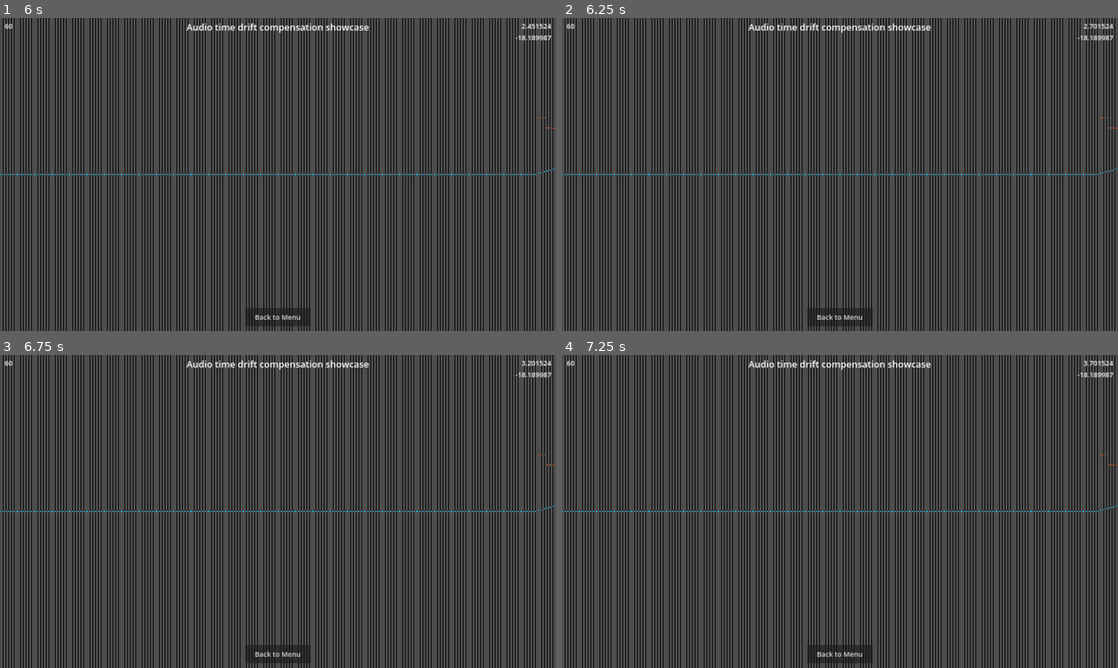
Above: before the commit, frames 1-4 (two rows, left to right).
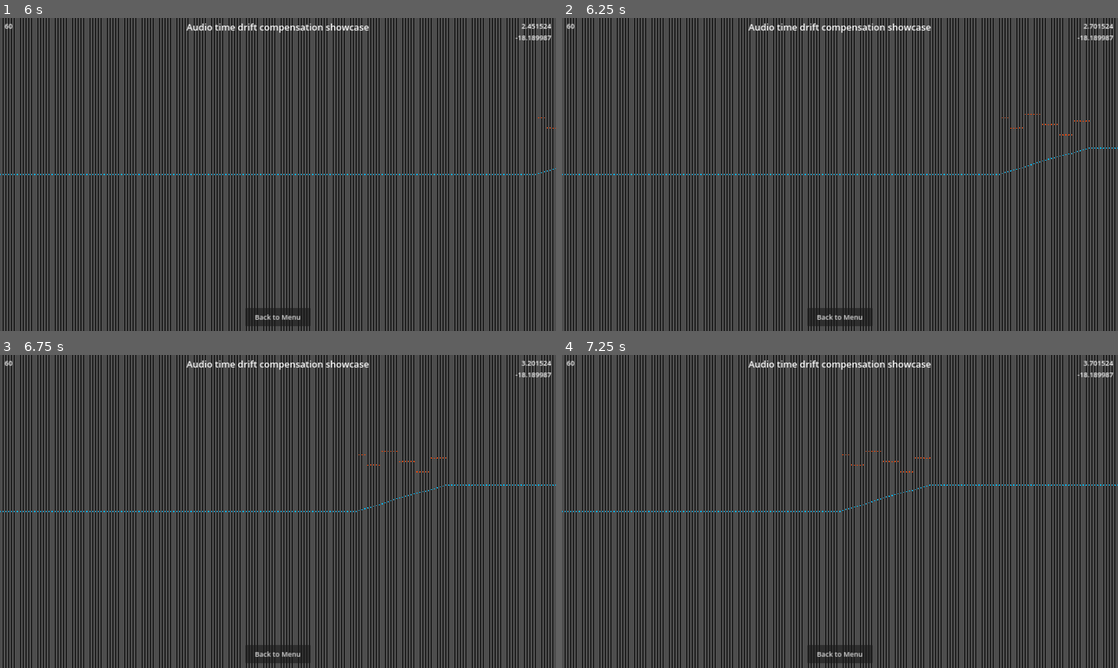
Above: after the commit, the same moments.

Repository: bonjorno7/ExampleRhythmGame
Game: Godot game, scene res://scenes/menu.tscn
The game is run twice, just before and just after one commit, with the same random seed, the same clock (stepped at 60 frames per second) and the same inputs. Sound files missing from this copy of the repository are replaced by a short silence.
Inputs:
- Up to frame 1 (6 s): click "Play" at 0.5 s; click "Play" at 1.25 s; click "Drift" at 2 s; click "Back to Menu" at 2.75 s; click "Drift" at 3.5 s; tap D (button_1) at 4.35 s; tap Enter at 5 s; tap F (button_2) at 5.1 s; tap Space at 5.75 s; tap J (button_3) at 5.85 s
- Up to frame 2 (6.25 s): no input
- Up to frame 3 (6.75 s): tap Enter at 6.5 s; tap K (button_4) at 6.6 s
- Up to frame 4 (7.25 s): no input

Frame 1 is identical in both runs. In frame 2, less than 0.1% of the frame differs, in the area x 79-100%, y 30-51%; in frame 3, 0.1%; in frame 4, 0.1%, in the area x 50-100%, y 30-51%.

Commit message:
Fix audio mix math in drift scene (again)
I should've probably tested this before pushing it.

Diff:
--- a/scenes/drift.gd
+++ b/scenes/drift.gd
@@ -25,7 +25,7 @@
 
 
 func _process(_delta: float):
-	if bgm.get_time_smooth() + AudioServer.get_time_to_next_mix() >= next_beat * BPS:
+	if bgm.get_time_smooth() + AudioServer.get_time_to_next_mix() >= next_beat / BPS:
 		queue_redraw()
 		hit.play()
 		next_beat += 1
